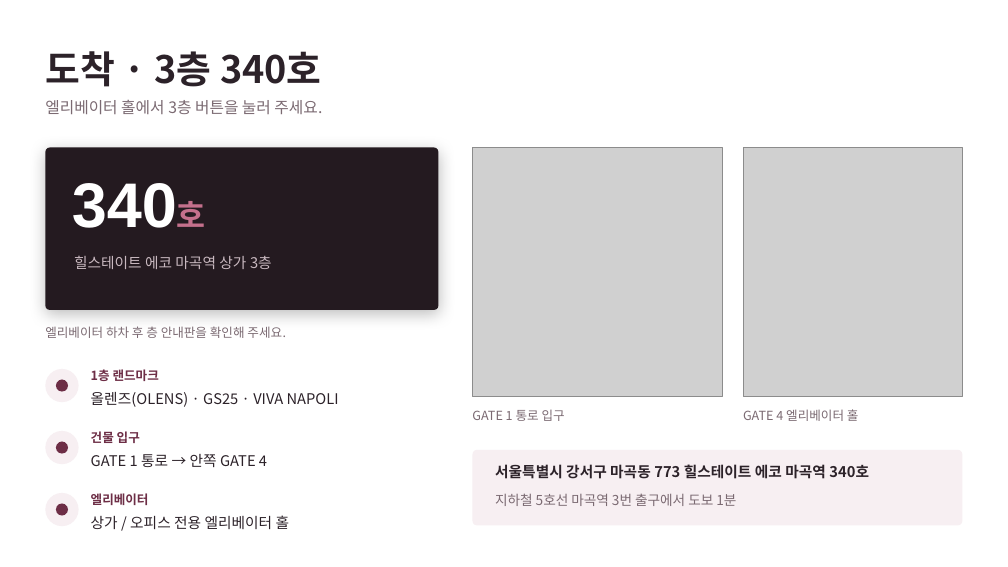
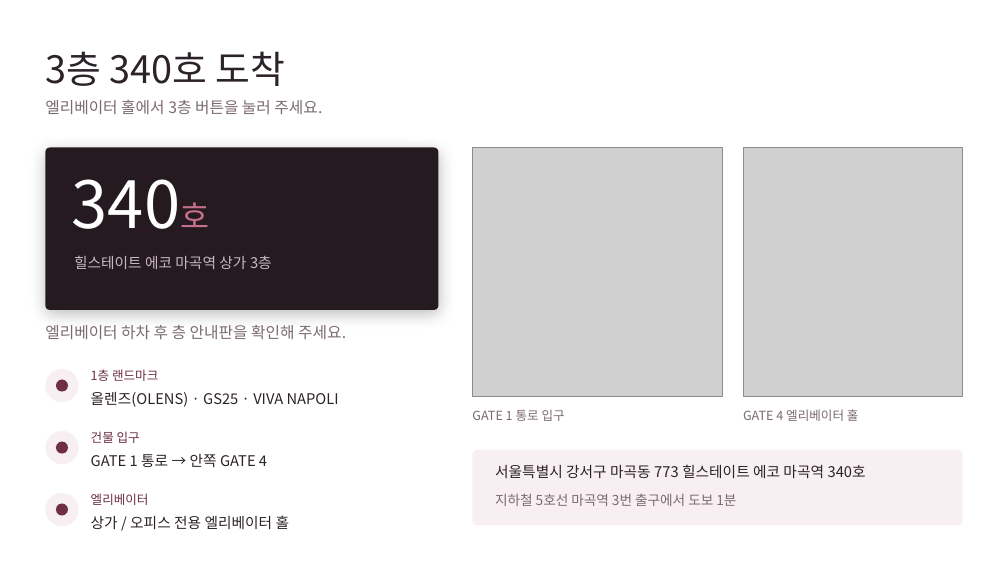
Before and after one commit to bestchoigo/-, a slide deck: slide 3 of assets/rashtogo-directions/래쉬투고_찾아오시는길.pptx. Drawn at 1008x567 pixels with LibreOffice and Linux fonts; fonts in the diff are those of the drawing; grey boxes stand for pictures. Boxes give left, top, right and bottom in pixels: in the first picture for what was removed or moved away, otherwise in the second. Text is boxed around its words. In the diff, an @@ line names an element or a change of style, - is before the commit and + after.

```diff
--- a/assets/rashtogo-directions/래쉬투고_찾아오시는길.pptx
+++ b/assets/rashtogo-directions/래쉬투고_찾아오시는길.pptx
@@ text at (45, 51, 286, 86): text changed; bold off @@
-도착 · 3층 340호
+3층 340호 도착
@@ text "340호" at (72, 157, 412, 248): size 60 to 62 pt, font Arial to Noto Sans CJK KR in "340호"; bold off @@
@@ text "엘리베이터 하차 후 층 안내판을 ..." at (45, 325, 346, 339): size 12 to 15 pt @@
@@ bold off in 4 elements at (495, 464, 866, 478), (91, 369, 158, 381), (91, 431, 140, 443), (91, 493, 149, 505) @@
```
Also in this commit, not shown: 2 other slides changed, 5 other files.
